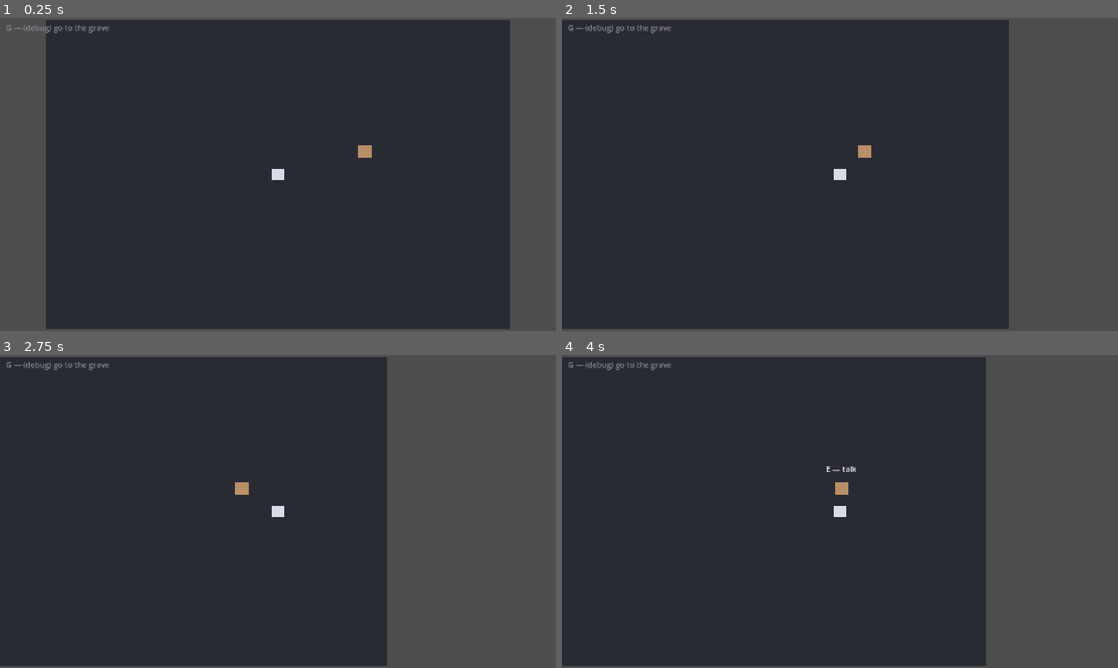
Above: before the commit, frames 1-4 (two rows, left to right).
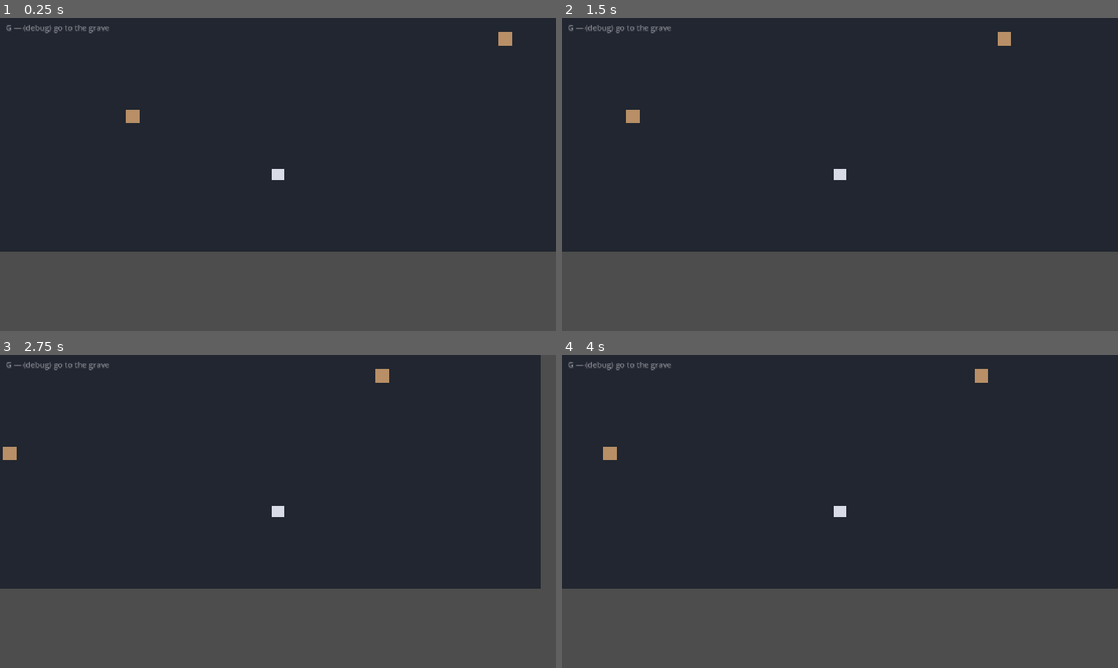
Above: after the commit, the same moments.

Repository: 01Akshaj-Maker/The-Last-Ronnin
Game: Godot game, scene res://scenes/world/Main.tscn
Two runs of this game, one before a commit and one after it. Both use one fixed random seed, a clock stepped at 60 frames per second and the inputs below.
Inputs (mouse positions are in pixels of both pictures, inside the frame that each line leads up to):
- Up to frame 1 (0.25 s): no input
- Up to frame 2 (1.5 s): tap Enter (ui_accept) at 0.5, 0.77 s; move the mouse to (962, 158) at 0.52 s; hold D (move_right) 0.53-1.25 s; hold E (interact) 0.53-1.25 s; click (962, 158) at 0.67 s; drag from (728, 190) to (862, 152) at 1.27 s
- Up to frame 3 (2.75 s): tap Enter (ui_accept) at 2 s; move the mouse to (333, 442) at 2.02 s; hold D (move_right) from 2.03 s (still down); tap C at 2.1 s
- Up to frame 4 (4 s): release D (move_right) at 2.75 s; drag from (812, 574) to (673, 464) at 2.77 s; tap R (debug_restart) at 3.5 s; move the mouse to (1006, 558) at 3.52 s; hold A (move_left) from 3.53 s (still down); tap H at 3.6 s; tap Enter (ui_accept) at 3.77 s

The runs differ from the first frame. In frame 1, 34% of the frame differs, in the area x 0-100%, y 0-100%; in frame 2, 35%; in frame 3, 39%, in the area x 0-98%, y 0-100%; in frame 4, 37%.

Commit message:
Build the village

Diff:
--- /dev/null
+++ b/data/dialogue/village_child.tres
@@ -0,0 +1,25 @@
+[gd_resource type="Resource" script_class="DialogueData" load_steps=5 format=3]
+
+[ext_resource type="Script" path="res://scripts/systems/dialogue_data.gd" id="1"]
+[ext_resource type="Script" path="res://scripts/systems/dialogue_choice.gd" id="2"]
+
+[sub_resource type="Resource" id="choice_a"]
+script = ExtResource("2")
+text = "Run home, child. The rain will chill you to the bone."
+effects = {
+"Selflessness": 1,
+"Attachment": -1
+}
+
+[sub_resource type="Resource" id="choice_b"]
+script = ExtResource("2")
+text = "Stay. Tell me what your grandmother sees."
+effects = {
+"Attachment": 2
+}
+
+[resource]
+script = ExtResource("1")
+speaker = "Child in the Rain"
+body = "Mister — why are you all wet, but the rain doesn't seem to land on you? Grandma says people like you are already halfway to somewhere else, and shouldn't be spoken to too long."
+choices = [SubResource("choice_a"), SubResource("choice_b")]
--- /dev/null
+++ b/data/dialogue/village_thief.tres
@@ -0,0 +1,27 @@
+[gd_resource type="Resource" script_class="DialogueData" load_steps=5 format=3]
+
+[ext_resource type="Script" path="res://scripts/systems/dialogue_data.gd" id="1"]
+[ext_resource type="Script" path="res://scripts/systems/dialogue_choice.gd" id="2"]
+
+[sub_resource type="Resource" id="choice_a"]
+script = ExtResource("2")
+text = "The law is the law. Justice will be done."
+effects = {
+"Honor": 2,
+"Mercy": -2
+}
+
+[sub_resource type="Resource" id="choice_b"]
+script = ExtResource("2")
+text = "Keep the rice. Feed them — and steal no more."
+effects = {
+"Honor": -1,
+"Mercy": 3,
+"Selflessness": 1
+}
+
+[resource]
+script = ExtResource("1")
+speaker = "Ragged Thief"
+body = "Caught me clean, samurai. I stole rice — my children haven't eaten in three days. The old law says you take my hand for it. Go on, then. Do what men like you do."
+choices = [SubResource("choice_a"), SubResource("choice_b")]
--- /dev/null
+++ b/data/dialogue/village_widow.tres
@@ -0,0 +1,26 @@
+[gd_resource type="Resource" script_class="DialogueData" load_steps=5 format=3]
+
+[ext_resource type="Script" path="res://scripts/systems/dialogue_data.gd" id="1"]
+[ext_resource type="Script" path="res://scripts/systems/dialogue_choice.gd" id="2"]
+
+[sub_resource type="Resource" id="choice_a"]
+script = ExtResource("2")
+text = "The dead are owed silence, not talk."
+effects = {
+"Honor": 1,
+"Mercy": -1
+}
+
+[sub_resource type="Resource" id="choice_b"]
+script = ExtResource("2")
+text = "Say his name to me. I will carry it a while."
+effects = {
+"Mercy": 2,
+"Selflessness": 1
+}
+
+[resource]
+script = ExtResource("1")
+speaker = "Widow by the Shrine"
+body = "You have a soldier's walk — my son had it too, before the war swallowed him whole. Strange. You look at our little shrine as though you already know which stone is loose."
+choices = [SubResource("choice_a"), SubResource("choice_b")]
--- a/project.godot
+++ b/project.godot
@@ -18,7 +18,6 @@
 [autoload]
 
 Identity="*res://scripts/systems/identity.gd"
-
 McpInteractionServer="*res://mcp_interaction_server.gd"
 
 [display]
@@ -28,10 +27,16 @@
 
 [input]
 
-debug_restart={"deadzone": 0.5, "events": [Object(InputEventKey,"resource_local_to_scene":false,"resource_name":"","device":-1,"window_id":0,"alt_pressed":false,"shift_pressed":false,"ctrl_pressed":false,"meta_pressed":false,"pressed":false,"keycode":0,"physical_keycode":82,"key_label":0,"unicode":0,"location":0,"echo":false,"script":null)]}
-
-debug_end={"deadzone": 0.5, "events": [Object(InputEventKey,"resource_local_to_scene":false,"resource_name":"","device":-1,"window_id":0,"alt_pressed":false,"shift_pressed":false,"ctrl_pressed":false,"meta_pressed":false,"pressed":false,"keycode":0,"physical_keycode":71,"key_label":0,"unicode":0,"location":0,"echo":false,"script":null)]}
-
+debug_restart={
+"deadzone": 0.5,
+"events": [Object(InputEventKey,"resource_local_to_scene":false,"resource_name":"","device":-1,"window_id":0,"alt_pressed":false,"shift_pressed":false,"ctrl_pressed":false,"meta_pressed":false,"pressed":false,"keycode":0,"physical_keycode":82,"key_label":0,"unicode":0,"location":0,"echo":false,"script":null)
+]
+}
+debug_end={
+"deadzone": 0.5,
+"events": [Object(InputEventKey,"resource_local_to_scene":false,"resource_name":"","device":-1,"window_id":0,"alt_pressed":false,"shift_pressed":false,"ctrl_pressed":false,"meta_pressed":false,"pressed":false,"keycode":0,"physical_keycode":71,"key_label":0,"unicode":0,"location":0,"echo":false,"script":null)
+]
+}
 interact={
 "deadzone": 0.5,
 "events": [Object(InputEventKey,"resource_local_to_scene":false,"resource_name":"","device":-1,"window_id":0,"alt_press …(190 unchanged characters)…
--- a/scenes/world/Main.tscn
+++ b/scenes/world/Main.tscn
@@ -1,26 +1,111 @@
-[gd_scene load_steps=6 format=3]
+[gd_scene load_steps=10 format=3]
 
 [ext_resource type="Script" path="res://scripts/world/main.gd" id="1"]
 [ext_resource type="PackedScene" path="res://scenes/player/Player.tscn" id="2"]
 [ext_resource type="PackedScene" path="res://scenes/npc/Npc.tscn" id="3"]
 [ext_resource type="PackedScene" path="res://scenes/ui/DialogueBox.tscn" id="4"]
 [ext_resource type="PackedScene" path="res://scenes/debug/DebugJump.tscn" id="5"]
+[ext_resource type="PackedScene" path="res://scenes/env/Block.tscn" id="6"]
+[ext_resource type="Resource" path="res://data/dialogue/village_widow.tres" id="7"]
+[ext_resource type="Resource" path="res://data/dialogue/village_thief.tres" id="8"]
+[ext_resource type="Resource" path="res://data/dialogue/village_child.tres" id="9"]
 
 [node name="Main" type="Node2D"]
 script = ExtResource("1")
 
 [node name="Ground" type="ColorRect" parent="."]
-offset_left = -480.0
-offset_top = -320.0
-offset_right = 480.0
-offset_bottom = 320.0
-color = Color(0.16, 0.17, 0.2, 1)
+offset_left = -800.0
+offset_top = -600.0
+offset_right = 800.0
+offset_bottom = 600.0
+color = Color(0.13, 0.15, 0.19, 1)
+
+[node name="Environment" type="Node2D" parent="."]
+
+[node name="WallTop" parent="Environment" instance=ExtResource("6")]
+position = Vector2(0, -600)
+block_size = Vector2(1600, 40)
+block_color = Color(0.2, 0.2, 0.24, 1)
+
+[node name="WallLeft" parent="Environment" instance=ExtResource("6")]
+position = Vector2(-800, 0)
+block_size = Vector2(40, 1200)
+block_color = Color(0.2, 0.2, 0.24, 1)
+
+[node name="WallRight" parent="Environment" instance=ExtResource("6")]
+position = Vector2(800, 0)
+block_size = Vector2(40, 1200)
+block_color = Color(0.2, 0.2, 0.24, 1)
+
+[node name="WallBottomLeft" parent="Environment" instance=ExtResource("6")]
+position = Vector2(-450, 600)
+block_size = Vector2(700, 40)
+block_color = Color(0.2, 0.2, 0.24, 1)
+
+[node name="WallBottomRight" parent="Environment" instance=ExtResource("6")]
+position = Vector2(450, 600)
+block_size = Vector2(700, 40)
+block_color = Color(0.2, 0.2, 0.24, 1)
+
+[node name="HouseA" parent="Environment" instance=ExtResource("6")]
+position = Vector2(-430, -250)
+block_size = Vector2(260, 180)
+block_color = Color(0.28, 0.26, 0.3, 1)
+
+[node name="HouseB" parent="Environment" instance=ExtResource("6")]
+position = Vector2(380, -300)
+block_size = Vector2(300, 210)
+block_color = Color(0.28, 0.26, 0.3, 1)
+
+[node name="HouseC" parent="Environment" instance=ExtResource("6")]
+position = Vector2(-500, 150)
+block_size = Vector2(240, 170)
+block_color = Color(0.28, 0.26, 0.3, 1)
+
+[node name="Temple" parent="Environment" instance=ExtResource("6")]
+position = Vector2(30, -400)
+block_size = Vector2(240, 220)
+block_color = Color(0.32, 0.3, 0.36, 1)
+
+[node name="Well" parent="Environment" instance=ExtResource("6")]
+position = Vector2(170, 150)
+block_size = Vector2(70, 70)
+block_color = Color(0.4, 0.42, 0.46, 1)
+
+[node name="Stall" parent="Environment" instance=ExtResource("6")]
+position = Vector2(320, 60)
+block_size = Vector2(170, 70)
+block_color = Color(0.34, 0.3, 0.26, 1)
+
+[node name="Crate1" parent="Environment" instance=ExtResource("6")]
+position = Vector2(560, 90)
+block_size = Vector2(46, 46)
+block_color = Color(0.36, 0.32, 0.28, 1)
+
+[node name="Crate2" parent="Environment" instance=ExtResource("6")]
+position = Vector2(602, 128)
+block_size = Vector2(46, 46)
+block_color = Color(0.36, 0.32, 0.28, 1)
+
+[node name="Signboard" parent="Environment" instance=ExtResource("6")]
+position = Vector2(-140, 470)
+block_size = Vector2(24, 80)
+block_color = Color(0.3, 0.26, 0.22, 1)
 
 [node name="Player" parent="." instance=ExtResource("2")]
-position = Vector2(0, 0)
+position = Vector2(0, 440)
 
-[node name="Npc" parent="." instance=ExtResource("3")]
-position = Vector2(180, -48)
+[node name="Widow" parent="." instance=ExtResource("3")]
+position = Vector2(30, -220)
+dialogue = ExtResource("7")
+
+[node name="Thief" parent="." instance=ExtResource("3")]
+position = Vector2(470, 160)
+dialogue = ExtResource("8")
+
+[node name="Child" parent="." instance=ExtResource("3")]
+position = Vector2(-300, 320)
+dialogue = ExtResource("9")
 
 [node name="DialogueUI" parent="." instance=ExtResource("4")]
 
